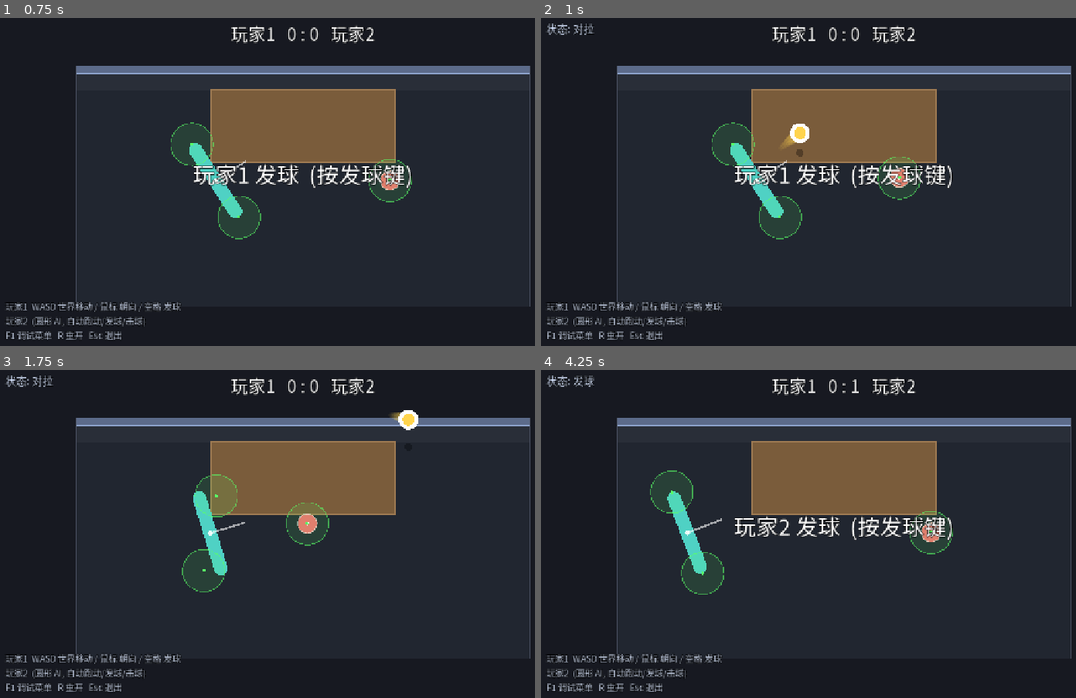
Above: before the commit, frames 1-4 (two rows, left to right).
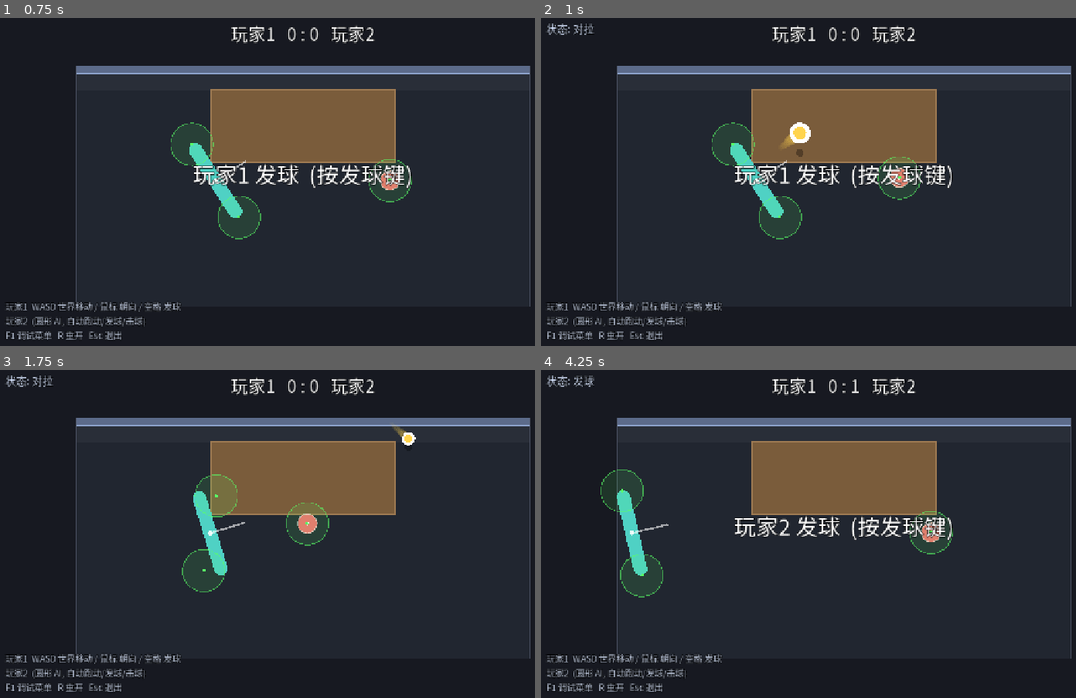
Above: after the commit, the same moments.

Repository: shuperidou/BMA-Arena
Game: Godot game, scene res://scenes/Main.tscn
Two runs of this game, one before a commit and one after it. Both use one fixed random seed, a clock stepped at 60 frames per second and the inputs below.
Inputs (mouse positions are in pixels of both pictures, inside the frame that each line leads up to):
- Up to frame 1 (0.75 s): tap Enter at 0.5 s; move the mouse to (438, 168) at 0.52 s; hold D from 0.53 s (still down); tap 2 at 0.6 s; click (438, 168) at 0.67 s
- Up to frame 2 (1 s): keep holding D; tap Space at 0.77 s
- Up to frame 3 (1.75 s): release D at 1.25 s; drag from (181, 556) to (272, 606) at 1.27 s
- Up to frame 4 (4.25 s): move the mouse to (904, 461) at 2.02 s; hold D 2.03-2.75 s; tap 4 at 2.1 s; drag from (813, 606) to (658, 484) at 2.77 s; move the mouse to (1027, 589) at 3.52 s; hold A from 3.53 s (still down); tap 6 at 3.6 s; tap Space at 3.77 s

Frame 1 is identical in both runs. In frame 2, less than 0.1% of the frame differs, in the area x 45-51%, y 31-39%; in frame 3, 0.3%; in frame 4, 4.1%, in the area x 11-35%, y 30-70%.

Commit message:
feat(save): defense save now derives horiz speed from fixed vz to reach wall-mirror (lands on table); add offset/mult params + T11b

Diff:
--- a/scripts/autoload/game_config.gd
+++ b/scripts/autoload/game_config.gd
@@ -44,14 +44,14 @@
 
 ## 墙弹后"辅助回桌"：纯物理下球会掉进桌墙缝隙，这里主动给一个落点。
 ## 这是游戏化处理 (设计文档允许)，可用 wall_return_assist 关闭。
-var wall_return_assist: bool = true
+var wall_return_assist: bool = false
 var wall_return_depth_frac: float = 0.8  ## 0=远边, 1=近边。落点=远边+深度*frac [TUNED]
 
 ## 视觉：高度 -> 大小 + 阴影 (游戏化提示，非真实透视)
 var base_ball_scale: float = 1.0
 var height_scale_factor: float = 0.9   ## 高度对显示大小的贡献
 var min_visual_scale: float = 0.8
-var max_visual_scale: float = 2.6
+var max_visual_scale: float = 50.6
 var shadow_offset_factor: float = 0.35 ## 每单位高度，球相对影子向上偏移的像素数
 var shadow_scale: float = 1.0          ## 影子不随高度缩放
 
@@ -61,10 +61,10 @@
 var hit_speed_v0: float = 520.0        ## 水平初速度 (发球用) [TUNED]
 var hit_vz_v0: float = 450.0           ## 垂直初速度 (击球/发球弧线) [TUNED]
 var hit_vz_min: float = 450.0          ## 允许的垂直初速度下限 (AI/变化用)
-var hit_vz_max: float = 550.0          ## 允许的垂直初速度上限
+var hit_vz_max: float = 850.0          ## 允许的垂直初速度上限
 ## 可击球的高度范围 (第一阶段宽松)
-var hit_height_min: float = 0.0
-var hit_height_max: float = 150.0
+var hit_height_min: float = 10.0
+var hit_height_max: float = 250.0
 
 # ============================================================
 #  D. 角色通用 (尺寸 / 移动 / 朝向回正)
@@ -103,21 +103,21 @@
 #  F. 击球系统 (见 scripts/match/hit_system.gd)
 # ============================================================
 ## 力度：由"击球区在世界空间中的实际速度"决定，经过曲线映射到球速区间。
-var hit_speed_min: float = 250.0        ## 判定区基本没动时的球速 (要"不大")
-var hit_speed_max: float = 2000.0       ## 挥到参考速度时的球速
-var hit_speed_curve: float = 0.9        ## 力度响应曲线指数 (<1 会更快接近满力)
-var hit_zone_speed_ref: float = 700.0   ## 挥动速度(px/s)达到此值 = 满力 (越小越容易到顶)
+var hit_speed_min: float = 500.0       ## 判定区基本没动时的球速 (要"不大")
+var hit_speed_max: float = 800.0       ## 挥到参考速度时的球速
+var hit_speed_curve: float = 0.5       ## 力度响应曲线指数 (<1 会更快接近满力)
+var hit_zone_speed_ref: float = 300.0   ## 挥动速度(px/s)达到此值 = 满力 (越小越容易到顶)
 ## vy/弧线 = hit_vz_v0 + (垂直于朝向的分速度 / hit_zone_speed_ref) * 此增益。
 ## 鼠标向下 -> 垂直分速度为正 -> vy 增大; 鼠标向上 -> vy 减小。结果夹在 [hit_vz_min, hit_vz_max]。
-var hit_vz_perp_gain: float = 100.0
+var hit_vz_perp_gain: float = 1000.0
 
 ## 方向：基础方向=面向桌中心；叠加"击球区位置 + 挥动方向"的偏置。
-var hit_direction_strength: float = 0.6 ## 偏置对方向的影响程度 (0=永远朝桌, 1=完全由挥动决定)
-var position_bias_weight: float = 0.5   ## 偏置里"击球区位置"的权重 (其余给挥动速度)
+var hit_direction_strength: float = 0.5 ## 偏置对方向的影响程度 (0=永远朝桌, 1=完全由挥动决定)
+var position_bias_weight: float = 0.1   ## 偏置里"击球区位置"的权重 (其余给挥动速度)
 
 ## 智能回球辅助 (0..1 单一旋钮)：1=只要触球就保证回桌；0=完全按玩家击球；中间=部分。
 ## 原始落点若不在"好区"(桌面内缩 assist_good_margin 像素) 就介入, 把方向拉向"墙的镜像点"。
-var assist_strength: float = 0.8        ## 辅助程度 0..1
+var assist_strength: float = 0.9        ## 辅助程度 0..1
 var max_assist_angle: float = 180.0     ## 修正角硬上限(度)。180=不限制
 var assist_good_margin: float = 50.0    ## 好区=桌面内缩这么多像素。越大越容易触发
 
@@ -126,14 +126,17 @@
 var defense_perp_threshold: float = 100.0   ## 触发防守的垂直分量阈值 (px/s)
 ## 还必须"垂直分量明显大于水平分量"才算防守: |v_along| < v_perp * 此比例。
 ## 否则横向力度太大 -> 当作普通横向挥动, 不算防守。
-var defense_max_along_ratio: float = 1.5
+var defense_max_along_ratio: float = 1.2
 var defense_save_chance: float = 1.0        ## 防守救球成功概率 0~1
-var defense_vz_mult: float = 2.0            ## 防守时 vy 的额外倍数
+var defense_vz_mult: float = 1.8            ## 防守时 vy 的额外倍数
+## 救球成功时: 由 vz 反推水平初速, 让球够到"墙后桌中心的镜像"附近并落桌。
+var defense_save_offset: float = 0.0        ## 目标(镜像点)周围的随机偏移半径 (0=正中)
+var defense_save_speed_mult: float = 1.0    ## 反推水平初速的微调倍数 (1=刚好够到)
 
 # ============================================================
 #  G. 比赛 (计分/轮换均为临时方案) [TEMP]
 # ============================================================
-var score_to_win: int = 5
+var score_to_win: int = 10e7
 ## 墙后接球方侧允许的桌弹次数。设计文档: "球在桌上第二次弹起 -> 接球方输"，
 ## 所以设为 1：允许第一次落桌，第 2 次连续落桌即判接球方输 (击球方得分)。
 var receiver_bounce_limit: int = 1
--- a/scripts/match/hit_system.gd
+++ b/scripts/match/hit_system.gd
@@ -71,14 +71,24 @@
 	var cap: float = deg_to_rad(GameConfig.max_assist_angle)
 	da = clampf(da, -cap, cap)
 
-	if is_defense:
-		# 防守姿态独占：成功->完全瞄准墙镜像; 失败->不给任何辅助(用原始方向)
-		if defense_saved:
-			assist_angle = da
-			assisted_dir = recov_dir
-		else:
-			assist_angle = 0.0
-			assisted_dir = raw_dir
+	if is_defense and defense_saved:
+		# 救球成功: vz 固定, 由它反推水平初速, 让球正好"够到"墙后镜像(桌中心)附近。
+		# 于是球上抛撞墙、再落回桌面时, 落点≈桌中心 -> 保证真的救起来。
+		var target: Vector2 = mirror + _save_target_offset()
+		var to_t: Vector2 = target - p
+		var dist: float = maxf(to_t.length(), 1.0)
+		assisted_dir = to_t / dist
+		# 从当前高度 z0 抛起、落回桌面高 table_z 所需的时间 (z0=table_z 时 = 2*vz/g)
+		var z0: float = maxf(ball.z, GameConfig.table_z)
+		var disc: float = vz * vz + 2.0 * g * (z0 - GameConfig.table_z)
+		var t_flight: float = (vz + sqrt(maxf(disc, 0.0))) / maxf(g, 1.0)
+		final_speed = clampf(dist / maxf(t_flight, 0.0001) * GameConfig.defense_save_speed_mult,
+			0.0, GameConfig.hit_speed_max * 3.0)
+		assist_angle = 0.0
+	elif is_defense:
+		# 防守失败: 不给任何辅助(用原始方向, 大概率丢分)
+		assist_angle = 0.0
+		assisted_dir = raw_dir
 		final_speed = ball_speed
 	elif assist > 0.0 and not _lands_in_good_zone(p, raw_dir, 2.0 * ball_speed * vz / g):
 		# 常规辅助：按 assist_strength 混合到镜像方向
@@ -103,6 +113,15 @@
 		"defense_saved": defense_saved,
 	}
 
+## 救球目标点: 墙后镜像 + 在 defense_save_offset 半径内的随机偏移 (0=正中)。
+static func _save_target_offset() -> Vector2:
+	var r: float = GameConfig.defense_save_offset
+	if r <= 0.0:
+		return Vector2.ZERO
+	var a: float = randf() * TAU
+	var d: float = sqrt(randf()) * r
+	return Vector2(cos(a), sin(a)) * d
+
 ## 沿 dir 飞出 dist 后是否落在桌面内。
 static func _lands_on_table(p: Vector2, dir: Vector2, dist: float) -> bool:
 	return GameConfig.table_rect().grow(-4.0).has_point(p + dir * dist)
--- a/scripts/tools/hit_test.gd
+++ b/scripts/tools/hit_test.gd
@@ -196,17 +196,32 @@
 	_check("T10 垂直挥动 -> vy 更大", ob.vz > oa.vz,
 		"along_vz=%.0f perp_vz=%.0f" % [oa.vz, ob.vz])
 
-	# T11: 防守姿态 (向下猛拉) -> 按概率救球到墙镜像
+	# T11: 防守姿态 (向下猛拉) -> 按概率救球; 成功时由固定 vz 反推水平初速, 保证够到墙后镜像并落桌
 	p1.global_position = Vector2(0.0, -14.0)
 	p1.rotation = -PI / 2.0
 	ball.global_position = Vector2(0.0, -60.0)
+	ball.z = GameConfig.table_z
 	GameConfig.defense_perp_threshold = 400.0
 	GameConfig.defense_save_chance = 1.0
+	GameConfig.defense_save_offset = 0.0
 	_setv(Vector2(800.0, 0.0))   # v_perp=800 > 阈值 -> 防守
 	var od: Dictionary = HitSystem.compute(p1, zone, ball)
 	_check("T11 防守(必成功) -> 瞄准墙镜像",
 		od.is_defense and od.defense_saved and _post_wall_center_dist(ball.global_position, od.assisted_dir) < 8.0,
 		"defense=%s saved=%s dir=%s" % [str(od.is_defense), str(od.defense_saved), str(od.assisted_dir)])
+	# T11b: 速度必须 = 距离*g/(2*vz) (刚好够到镜像), 且"反射后"落点≈桌中心
+	var mirror_t: Vector2 = Vector2(GameConfig.table_center.x,
+		2.0 * GameConfig.wall_inner_y() - GameConfig.table_center.y)
+	var dist_t: float = (mirror_t - ball.global_position).length()
+	var expect_spd: float = dist_t * GameConfig.ball_gravity / (2.0 * od.vz)
+	_check("T11b 救球速度=距离*g/(2*vz)", absf(od.ball_speed - expect_spd) < 1.0,
+		"spd=%.0f expect=%.0f vz=%.0f" % [od.ball_speed, expect_spd, od.vz])
+	var t_fl: float = 2.0 * od.vz / GameConfig.ball_gravity
+	var endpoint: Vector2 = ball.global_position + od.assisted_dir * od.ball_speed * t_fl
+	var landed: Vector2 = Vector2(endpoint.x, 2.0 * GameConfig.wall_inner_y() - endpoint.y)
+	_check("T11b 救球反射后落点≈桌中心", landed.distance_to(GameConfig.table_center) < 8.0,
+		"land=(%.1f,%.1f) center=(%.1f,%.1f)" % [landed.x, landed.y,
+			GameConfig.table_center.x, GameConfig.table_center.y])
 	GameConfig.defense_save_chance = 0.0
 	_setv(Vector2(800.0, 0.0))
 	var od2: Dictionary = HitSystem.compute(p1, zone, ball)
